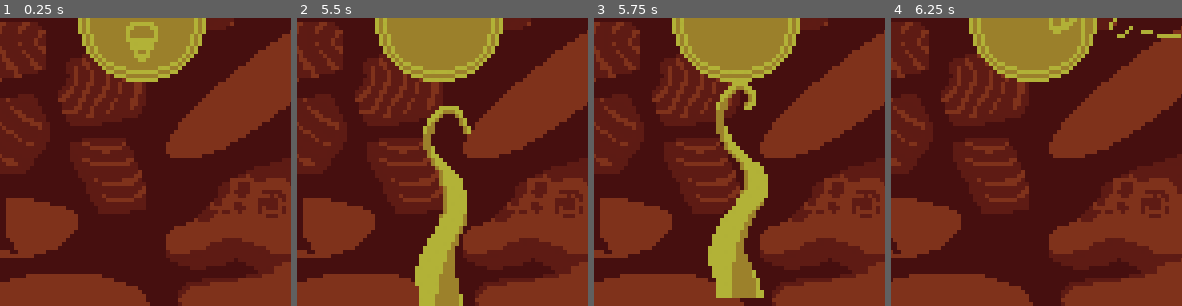
Above: before the commit, frames 1-4 (left to right).
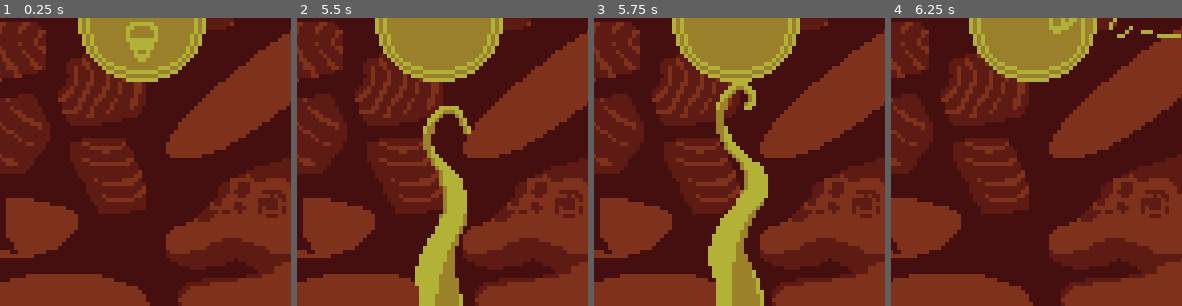
Above: after the commit, the same moments.

Repository: sym-z/gbjam-12
Game: Godot game, scene res://scenes/load_scene.tscn
The game is run twice, just before and just after one commit, with the same random seed, the same clock (stepped at 60 frames per second) and the same inputs.
Inputs:
- Up to frame 1 (0.25 s): no input
- Up to frame 2 (5.5 s): tap Enter (START) at 0.5, 3.6 s; hold W (DPAD-UP) 0.53-2.03 s; tap L (A) at 0.6, 1.35, 2.3, 3.05, 3.8, 4.35, 5.1 s; hold A (DPAD-LEFT) 2.03-3.53 s; tap K (B) at 2.1 s; tap Shift (SELECT) at 2.85 s; hold S (DPAD-DOWN) 3.53-4.28 s; hold D (DPAD-RIGHT) 4.28-5.03 s; hold W (DPAD-UP) from 5.03 s (still down)
- Up to frame 3 (5.75 s): keep holding W (DPAD-UP)
- Up to frame 4 (6.25 s): release W (DPAD-UP) at 5.78 s; hold D (DPAD-RIGHT) from 5.78 s (still down); tap K (B) at 5.85 s; tap L (A) at 6.05 s
The pictures show only the part of the screen within x 26-76%, y 50-100%; the shares and areas given below are measured in that part.

Frames 1-2 are identical in both runs. In frame 3, 0.5% of the frame differs, in the area x 41-59%, y 95-100%; in frame 4, nothing differs.

Commit message:
tent anim donezo

Diff:
--- a/game-files/scenes/bad_guy.tscn
+++ b/game-files/scenes/bad_guy.tscn
@@ -3,120 +3,120 @@
 [ext_resource type="Script" path="res://scripts/bad_guy.gd" id="1_qcadk"]
 [ext_resource type="Texture2D" uid="uid://bdhxihbqpf0bw" path="res://tilesets/tentacle.png" id="2_gbfrf"]
 
-[sub_resource type="AtlasTexture" id="AtlasTexture_flomb"]
+[sub_resource type="AtlasTexture" id="AtlasTexture_gk5tm"]
 atlas = ExtResource("2_gbfrf")
-region = Rect2(0, 0, 18, 58)
+region = Rect2(0, 0, 18, 90)
 
-[sub_resource type="AtlasTexture" id="AtlasTexture_ywx1u"]
+[sub_resource type="AtlasTexture" id="AtlasTexture_0acjo"]
 atlas = ExtResource("2_gbfrf")
-region = Rect2(18, 0, 18, 58)
+region = Rect2(18, 0, 18, 90)
 
-[sub_resource type="AtlasTexture" id="AtlasTexture_pjulh"]
+[sub_resource type="AtlasTexture" id="AtlasTexture_2a6o7"]
 atlas = ExtResource("2_gbfrf")
-region = Rect2(36, 0, 18, 58)
+region = Rect2(36, 0, 18, 90)
 
-[sub_resource type="AtlasTexture" id="AtlasTexture_wiuot"]
+[sub_resource type="AtlasTexture" id="AtlasTexture_q0bfk"]
 atlas = ExtResource("2_gbfrf")
-region = Rect2(54, 0, 18, 58)
+region = Rect2(54, 0, 18, 90)
 
-[sub_resource type="AtlasTexture" id="AtlasTexture_5ox1w"]
+[sub_resource type="AtlasTexture" id="AtlasTexture_fspc3"]
 atlas = ExtResource("2_gbfrf")
-region = Rect2(0, 58, 18, 58)
+region = Rect2(0, 90, 18, 90)
 
-[sub_resource type="AtlasTexture" id="AtlasTexture_yov5e"]
+[sub_resource type="AtlasTexture" id="AtlasTexture_blgwc"]
 atlas = ExtResource("2_gbfrf")
-region = Rect2(18, 58, 18, 58)
+region = Rect2(18, 90, 18, 90)
 
-[sub_resource type="AtlasTexture" id="AtlasTexture_2spw1"]
+[sub_resource type="AtlasTexture" id="AtlasTexture_f4pr1"]
 atlas = ExtResource("2_gbfrf")
-region = Rect2(36, 58, 18, 58)
+region = Rect2(36, 90, 18, 90)
 
-[sub_resource type="AtlasTexture" id="AtlasTexture_ag7cr"]
+[sub_resource type="AtlasTexture" id="AtlasTexture_iv5jo"]
 atlas = ExtResource("2_gbfrf")
-region = Rect2(54, 58, 18, 58)
+region = Rect2(54, 90, 18, 90)
 
-[sub_resource type="AtlasTexture" id="AtlasTexture_2k863"]
+[sub_resource type="AtlasTexture" id="AtlasTexture_rp2si"]
 atlas = ExtResource("2_gbfrf")
-region = Rect2(0, 116, 18, 58)
+region = Rect2(0, 180, 18, 90)
 
-[sub_resource type="AtlasTexture" id="AtlasTexture_w6re3"]
+[sub_resource type="AtlasTexture" id="AtlasTexture_1pkob"]
 atlas = ExtResource("2_gbfrf")
-region = Rect2(18, 116, 18, 58)
+region = Rect2(18, 180, 18, 90)
 
-[sub_resource type="AtlasTexture" id="AtlasTexture_v051m"]
+[sub_resource type="AtlasTexture" id="AtlasTexture_jd118"]
 atlas = ExtResource("2_gbfrf")
-region = Rect2(36, 116, 18, 58)
+region = Rect2(36, 180, 18, 90)
 
-[sub_resource type="AtlasTexture" id="AtlasTexture_f71pi"]
+[sub_resource type="AtlasTexture" id="AtlasTexture_ba4x8"]
 atlas = ExtResource("2_gbfrf")
-region = Rect2(54, 116, 18, 58)
+region = Rect2(54, 180, 18, 90)
 
-[sub_resource type="AtlasTexture" id="AtlasTexture_ife7e"]
+[sub_resource type="AtlasTexture" id="AtlasTexture_a7pt0"]
 atlas = ExtResource("2_gbfrf")
-region = Rect2(0, 174, 18, 58)
+region = Rect2(0, 270, 18, 90)
 
-[sub_resource type="AtlasTexture" id="AtlasTexture_tunig"]
+[sub_resource type="AtlasTexture" id="AtlasTexture_sjsl8"]
 atlas = ExtResource("2_gbfrf")
-region = Rect2(18, 174, 18, 58)
+region = Rect2(18, 270, 18, 90)
 
-[sub_resource type="AtlasTexture" id="AtlasTexture_uwvtn"]
+[sub_resource type="AtlasTexture" id="AtlasTexture_dsp4i"]
 atlas = ExtResource("2_gbfrf")
-region = Rect2(36, 174, 18, 58)
+region = Rect2(36, 270, 18, 90)
 
-[sub_resource type="AtlasTexture" id="AtlasTexture_0buni"]
+[sub_resource type="AtlasTexture" id="AtlasTexture_iuoie"]
 atlas = ExtResource("2_gbfrf")
-region = Rect2(54, 174, 18, 58)
+region = Rect2(54, 270, 18, 90)
 
 [sub_resource type="SpriteFrames" id="SpriteFrames_xfng4"]
 animations = [{
 "frames": [{
 "duration": 1.0,
-"texture": SubResource("AtlasTexture_flomb")
+"texture": SubResource("AtlasTexture_gk5tm")
 }, {
 "duration": 1.0,
-"texture": SubResource("AtlasTexture_ywx1u")
+"texture": SubResource("AtlasTexture_0acjo")
 }, {
 "duration": 1.0,
-"texture": SubResource("AtlasTexture_pjulh")
+"texture": SubResource("AtlasTexture_2a6o7")
 }, {
 "duration": 1.0,
-"texture": SubResource("AtlasTexture_wiuot")
+"texture": SubResource("AtlasTexture_q0bfk")
 }, {
 "duration": 1.0,
-"texture": SubResource("AtlasTexture_5ox1w")
+"texture": SubResource("AtlasTexture_fspc3")
 }, {
 "duration": 1.0,
-"texture": SubResource("AtlasTexture_yov5e")
+"texture": SubResource("AtlasTexture_blgwc")
 }, {
 "duration": 1.0,
-"texture": SubResource("AtlasTexture_2spw1")
+"texture": SubResource("AtlasTexture_f4pr1")
 }, {
 "duration": 1.0,
-"texture": SubResource("AtlasTexture_ag7cr")
+"texture": SubResource("AtlasTexture_iv5jo")
 }, {
 "duration": 1.0,
-"texture": SubResource("AtlasTexture_2k863")
+"texture": SubResource("AtlasTexture_rp2si")
 }, {
 "duration": 1.0,
-"texture": SubResource("AtlasTexture_w6re3")
+"texture": SubResource("AtlasTexture_1pkob")
 }, {
 "duration": 1.0,
-"texture": SubResource("AtlasTexture_v051m")
+"texture": SubResource("AtlasTexture_jd118")
 }, {
 "duration": 1.0,
-"texture": SubResource("AtlasTexture_f71pi")
+"texture": SubResource("AtlasTexture_ba4x8")
 }, {
 "duration": 1.0,
-"texture": SubResource("AtlasTexture_ife7e")
+"texture": SubResource("AtlasTexture_a7pt0")
 }, {
 "duration": 1.0,
-"texture": SubResource("AtlasTexture_tunig")
+"texture": SubResource("AtlasTexture_sjsl8")
 }, {
 "duration": 1.0,
-"texture": SubResource("AtlasTexture_uwvtn")
+"texture": SubResource("AtlasTexture_dsp4i")
 }, {
 "duration": 1.0,
-"texture": SubResource("AtlasTexture_0buni")
+"texture": SubResource("AtlasTexture_iuoie")
 }],
 "loop": false,
 "name": &"default",
@@ -131,7 +131,7 @@
 sprite = NodePath("AnimatedSprite2D")
 
 [node name="AnimatedSprite2D" type="AnimatedSprite2D" parent="."]
-position = Vector2(0, 19)
+position = Vector2(0, 35)
 sprite_frames = SubResource("SpriteFrames_xfng4")
 autoplay = "default"
 
--- a/game-files/scripts/bad_guy.gd
+++ b/game-files/scripts/bad_guy.gd
@@ -40,7 +40,6 @@
 		Globals.SCORE = Globals.SCORE + score_value + Globals.SCORE_BUFF
 		print("Score: ", Globals.SCORE)
 		Globals.filled_gates[gate] = 0
-		print(Globals.filled_gates)
 	queue_free()
 
 func hurt(dam):
@@ -59,10 +58,8 @@
 		Vector2.LEFT:
 			rotation_degrees = 270
 
-
 func _on_animated_sprite_2d_animation_finished():
 	if sprite.frame == 15:
 		sprite.play_backwards()
 	else:
 		sprite.play()
-	pass # Replace with function body.
--- a/game-files/scripts/worse_guy.gd
+++ b/game-files/scripts/worse_guy.gd
@@ -1,7 +1,6 @@
 ### PATH FOLLOWING ENEMY ###
 # REQUIRES A PARENT PATH2D NODE
 # FOLLOWS GIVEN PATH
-# TODO: ATTACK PLAYER OR LEAVE
 
 extends PathFollow2D
 ## Speed of this guy
@@ -25,10 +24,8 @@
 
 
 func _ready():
-	#movement_tick.wait_time = move_dur
-	#movement_tick.start()
-	#progress = randi_range(0,80)
 	pass
+
 func _process(delta):
 	move(delta)
 
@@ -45,7 +42,6 @@
 		print("Score: ", Globals.SCORE)
 	queue_free()
 
-
 func hurt(dam):
 	health -= dam
 	if health <= 0:
Binary file changed: game-files/tilesets/tentacle.png
